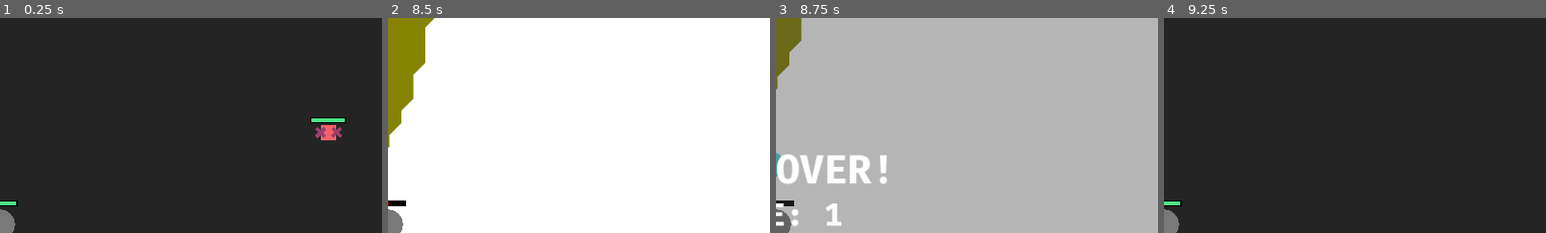
Above: before the commit, frames 1-4 (left to right).
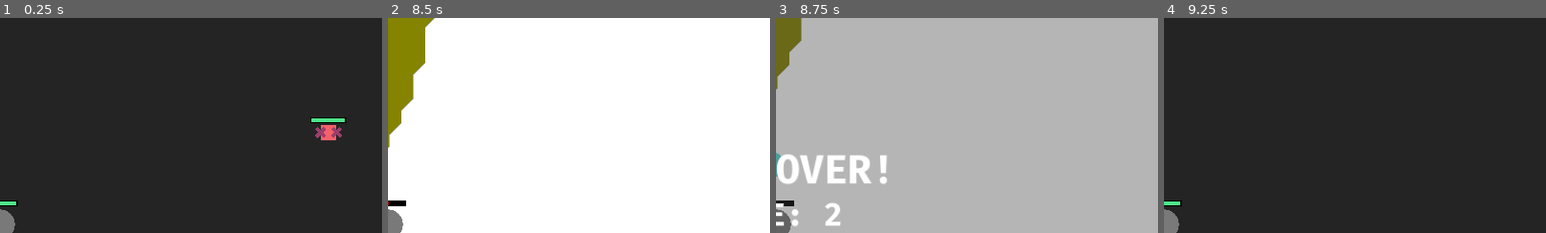
Above: after the commit, the same moments.

Repository: alhimik12/eclipse_showdown
Game: Godot game, scene res://levels/world.tscn
The game is run twice, just before and just after one commit, with the same random seed, the same clock (stepped at 60 frames per second) and the same inputs. This scene is started directly instead of the project's main scene.
Inputs (mouse positions are % of the whole screen's width and height, from its top left):
- Up to frame 1 (0.25 s): no input
- Up to frame 2 (8.5 s): tap Enter at 0.5 s; move the mouse to (45, 70) at 0.52 s; press the mouse at (45, 70) at 0.53 s; hold Q (loadup1) 0.53-2.03 s; move the mouse to (80, 65) at 1.27 s; release the mouse at (80, 65) at 1.28 s; right-click (80, 65) at 1.35 s; move the mouse to (20, 35) at 2.02 s; hold A (more_left) 2.03-3.53 s; tap Mouse wheel down (select_down) at 2.1, 5.1, 8.1 s; move the mouse to (55, 50) at 2.77 s; tap Mouse wheel up (select_up) at 2.85, 5.85 s; move the mouse to (35, 25) at 3.52 s; press the mouse at (35, 25) at 3.53 s; hold S (move_down) 3.53-4.28 s; move the mouse to (72, 45) at 4.27 s; release the mouse at (72, 45) at 4.28 s; hold D (move_right) 4.28-5.03 s; right-click (72, 45) at 4.35 s; move the mouse to (30, 55) at 5.02 s; hold Q (loadup1) 5.03-5.78 s; move the mouse to (60, 28) at 5.77 s; hold D (move_right) 5.78-8.03 s; move the mouse to (45, 70) at 6.52 s; press the mouse at (45, 70) at 6.53 s; move the mouse to (80, 65) at 7.27 s; release the mouse at (80, 65) at 7.28 s; right-click (80, 65) at 7.35 s; move the mouse to (20, 35) at 8.02 s; hold S (move_down) from 8.03 s (still down)
- Up to frame 3 (8.75 s): keep holding S (move_down)
- Up to frame 4 (9.25 s): release S (move_down) at 8.75 s; click "RESTART" at 8.75 s
The pictures show only the part of the screen within x 50-100%, y 2-52%; the shares and areas given below are measured in that part.

Frames 1-2 are identical in both runs. In frame 3, 0.1% of the frame differs, in the area x 12-17%, y 85-97%; in frame 4, nothing differs.

Commit message:
export + bugfix

Diff:
--- a/misc/enemy_spawner.gd
+++ b/misc/enemy_spawner.gd
@@ -41,6 +41,7 @@
 		spawn_enemy("bug")
 	cost = 0
 	wave_count += 1
+	LevelVariables.wave = wave_count
 
 func random_circle(center, radius):
 	return Vector2.RIGHT.rotated(randf_range(-PI, PI)) * randf_range(0, radius**2)**0.5 + center
Not shown, added: export/web/export.apple-touch-icon.png.import
Not shown, added: export/web/export.icon.png.import
Not shown, added: export/web/export.png.import
Not shown, changed: export_presets.cfg
Not shown, added: export/web.zip
Not shown, added: export/web/export.apple-touch-icon.png
Not shown, added: export/web/export.audio.worklet.js
Not shown, added: export/web/export.html.pck
Not shown, added: export/web/export.icon.png
Not shown, added: export/web/export.js
Not shown, added: export/web/export.pck
Not shown, added: export/web/export.png
(and 6 more such lines)
